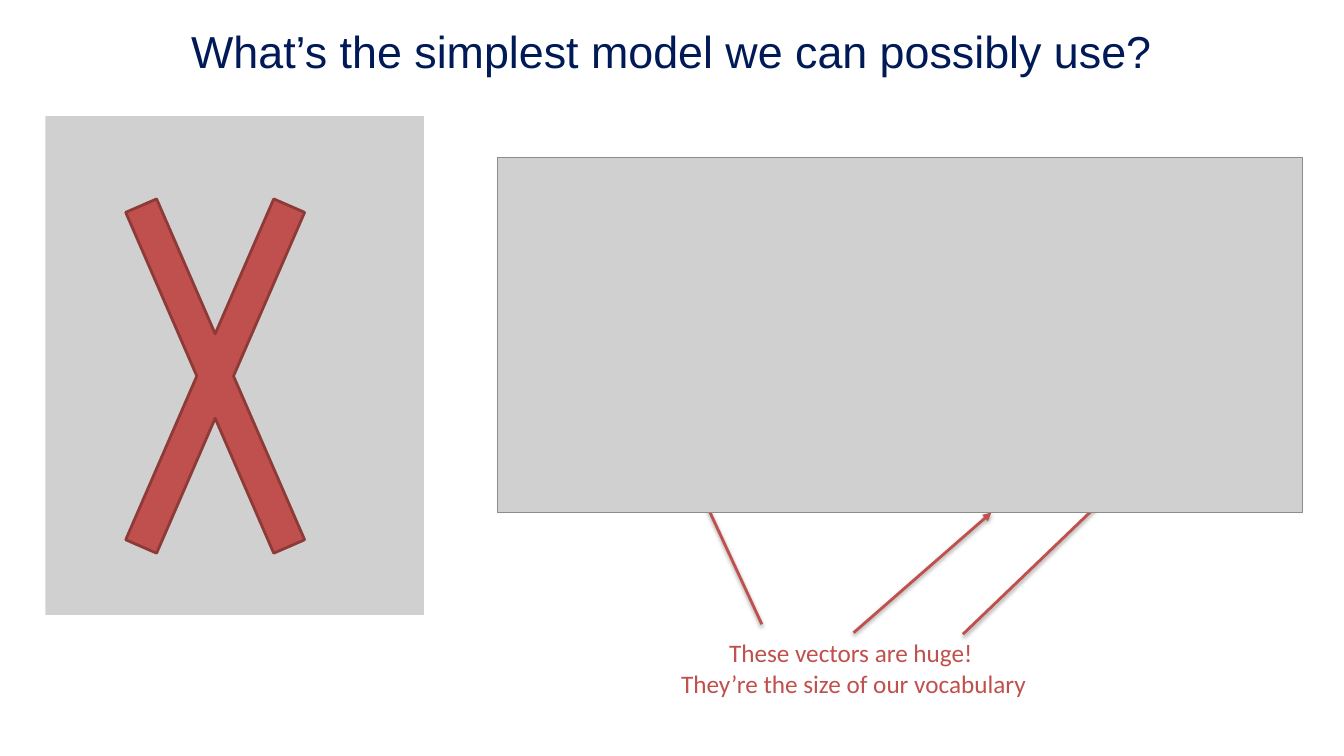
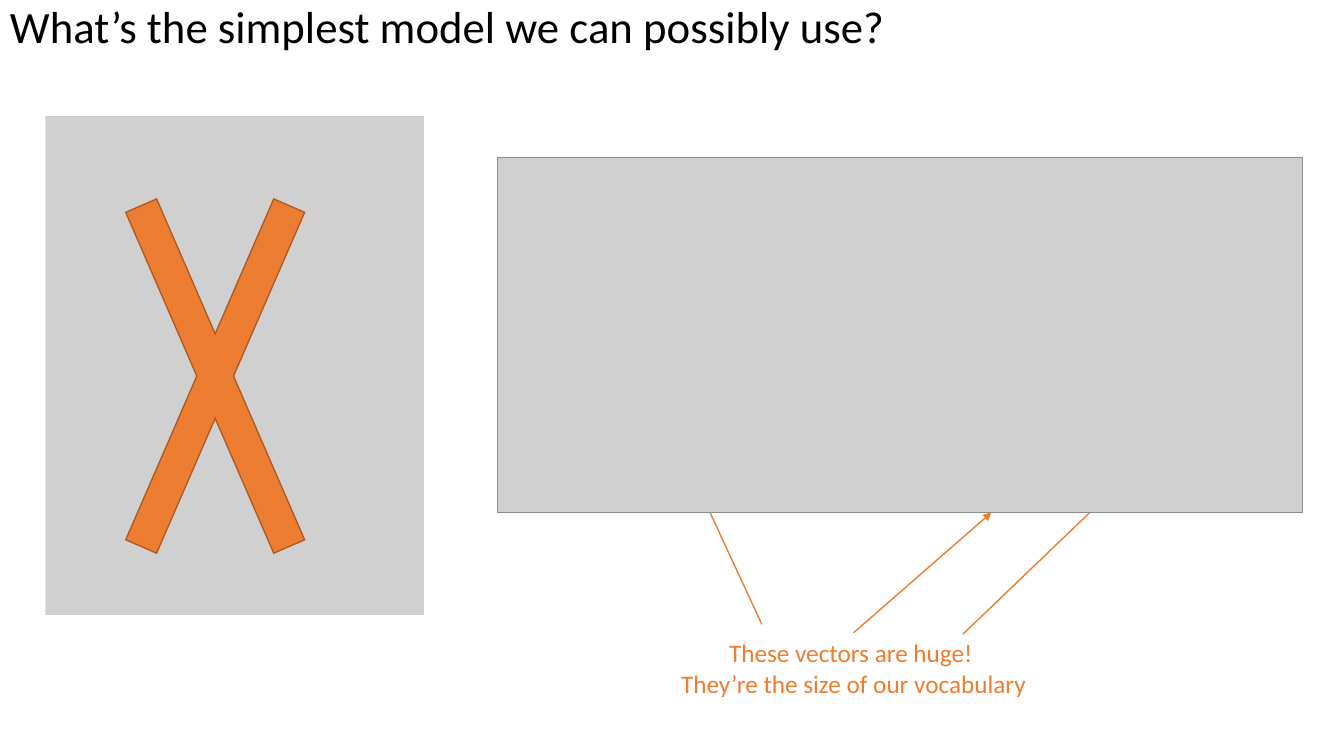
Before and after one commit to mengelhard/mmci_applied_ds, a slide deck: slide 60 of lectures/ll12.pptx (slide 40 before the commit). Drawn at 1344x756 pixels with LibreOffice and Linux fonts; fonts in the diff are those of the drawing; grey boxes stand for pictures; background and template pictures are left out. Boxes give left, top, right and bottom in pixels: in the first picture for what was removed or moved away, otherwise in the second. Text is boxed around its words. In the diff, an @@ line names an element or a change of style, - is before the commit and + after.

```diff
--- a/lectures/ll12.pptx
+++ b/lectures/ll12.pptx
@@ title "What’s the simplest model we ..." at (x1=10, y1=11, x2=884, y2=51): font Arial to Calibri, text colour #001A57 to #000000; alignment centre to left; line spacing 1 to 0.9; vertical alignment middle to top @@
@@ cross at (x1=73, y1=48, x2=358, y2=705): fill #C0504D to #ED7D31; outline #8E3B39 2 pt to #AF5C24 1 pt @@
@@ arrow (762, 624) - (703, 497): stroke #C0504D 2 pt to #ED7D31 1 pt @@
@@ arrow (963, 634) - (1106, 497): stroke #C0504D 2 pt to #ED7D31 1 pt @@
@@ arrow (854, 633) - (992, 512): stroke #C0504D 2 pt to #ED7D31 1 pt @@
@@ text "These vectors are huge!" at (x1=681, y1=644, x2=1026, y2=697): text colour #C0504D to #ED7D31 @@
```
Also in this commit, not shown: 66 other slides changed, 3 slides added, 5 slides removed, 4 other files.
